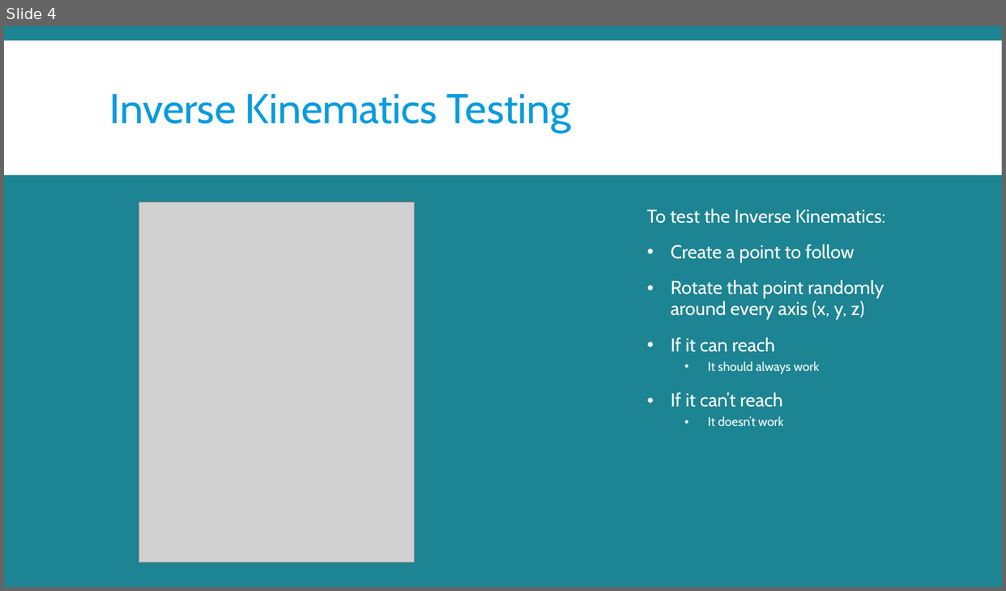
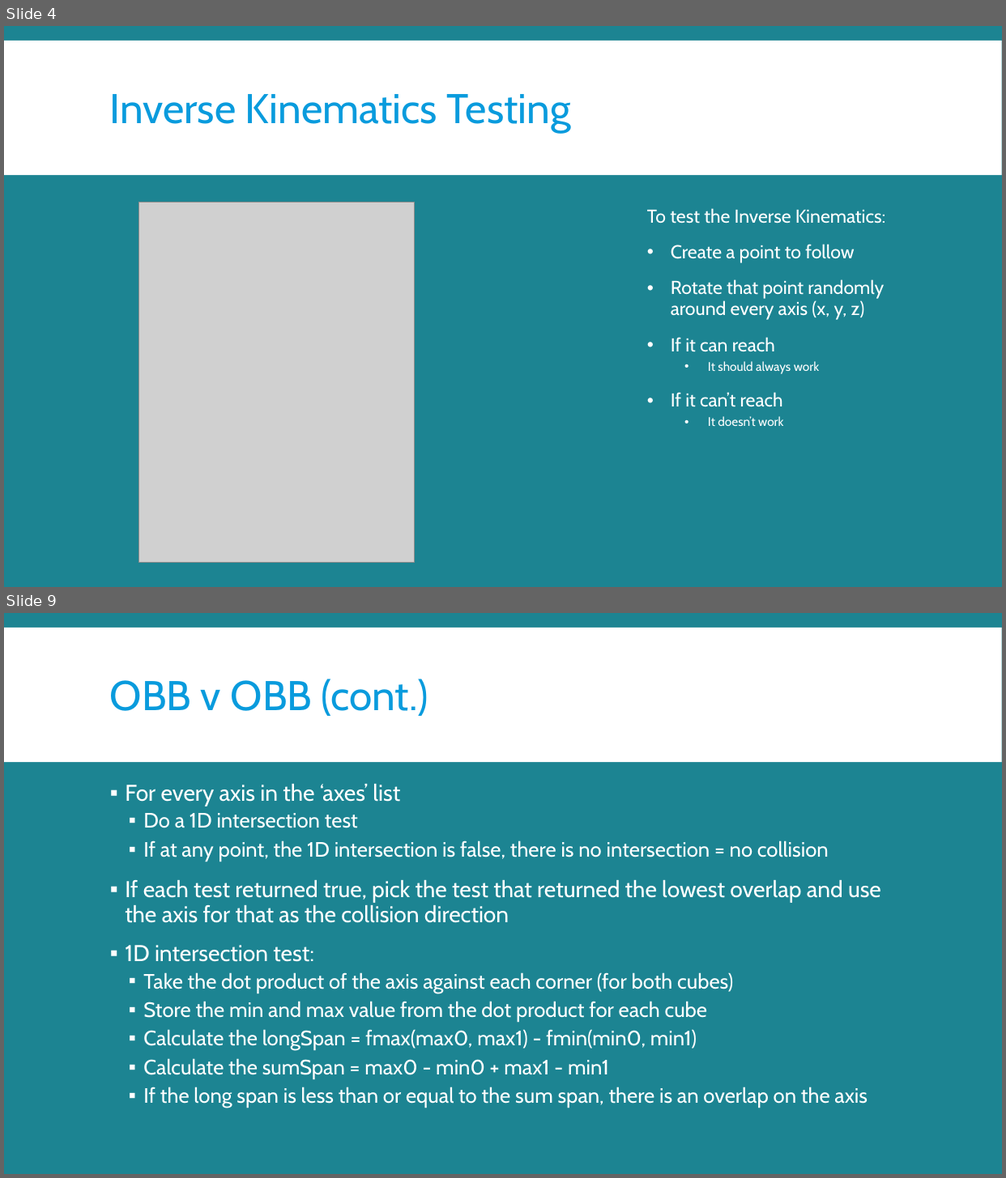
Before and after one commit to migiesmith/Physics-based-Animation-Coursework, a slide deck: Presentation/Inverse Kinematics and Particles.pptx. Shown one above the other, each under a label of ours: slide 4 before the commit, slides 4 and 9 after it; the slides between them are not shown. The pictures are 1006x591 and 1006x1178 pixels, drawn with LibreOffice and Linux fonts; fonts in the diff are those of the drawing; grey boxes stand for pictures. Boxes give left, top, right and bottom in pixels: in the first picture for what was removed or moved away, otherwise in the second. Text is boxed around its words. In the diff, an @@ line names an element or a change of style, - is before the commit and + after.

```diff
--- a/Presentation/Inverse Kinematics and Particles.pptx
+++ b/Presentation/Inverse Kinematics and Particles.pptx
@@ slide 9 added at <box>4,613,1002,1174</box>, background #1C8492; not listed: 1 template element that a slide beside it also shows @@
@@ title added at <box>110,679,428,716</box>, 40 pt, text #099BDD @@
+OBB v OBB (cont.)
@@ text added at <box>125,784,881,1108</box>, 20 pt, text #FFFFFF @@
+▪ For every axis in the ‘axes’ list
+  ▪ Do a 1D intersection test
+  ▪ If at any point, the 1D intersection is false, there is no intersection = no collision
+▪ If each test returned true, pick the test that returned the lowest overlap and use the axis for that as the collision direction
+▪ 1D intersection test:
+  ▪ Take the dot product of the axis against each corner (for both cubes)
+  ▪ Store the min and max value from the dot product for each cube
+  ▪ Calculate the longSpan = fmax(max0, max1) - fmin(min0, min1)
+  ▪ Calculate the sumSpan = max0 - min0 + max1 - min1
+  ▪ If the long span is less than or equal to the sum span, there is an overlap on the axis
```
Also in this commit, not shown: 10 other slides added, 1 other file.
